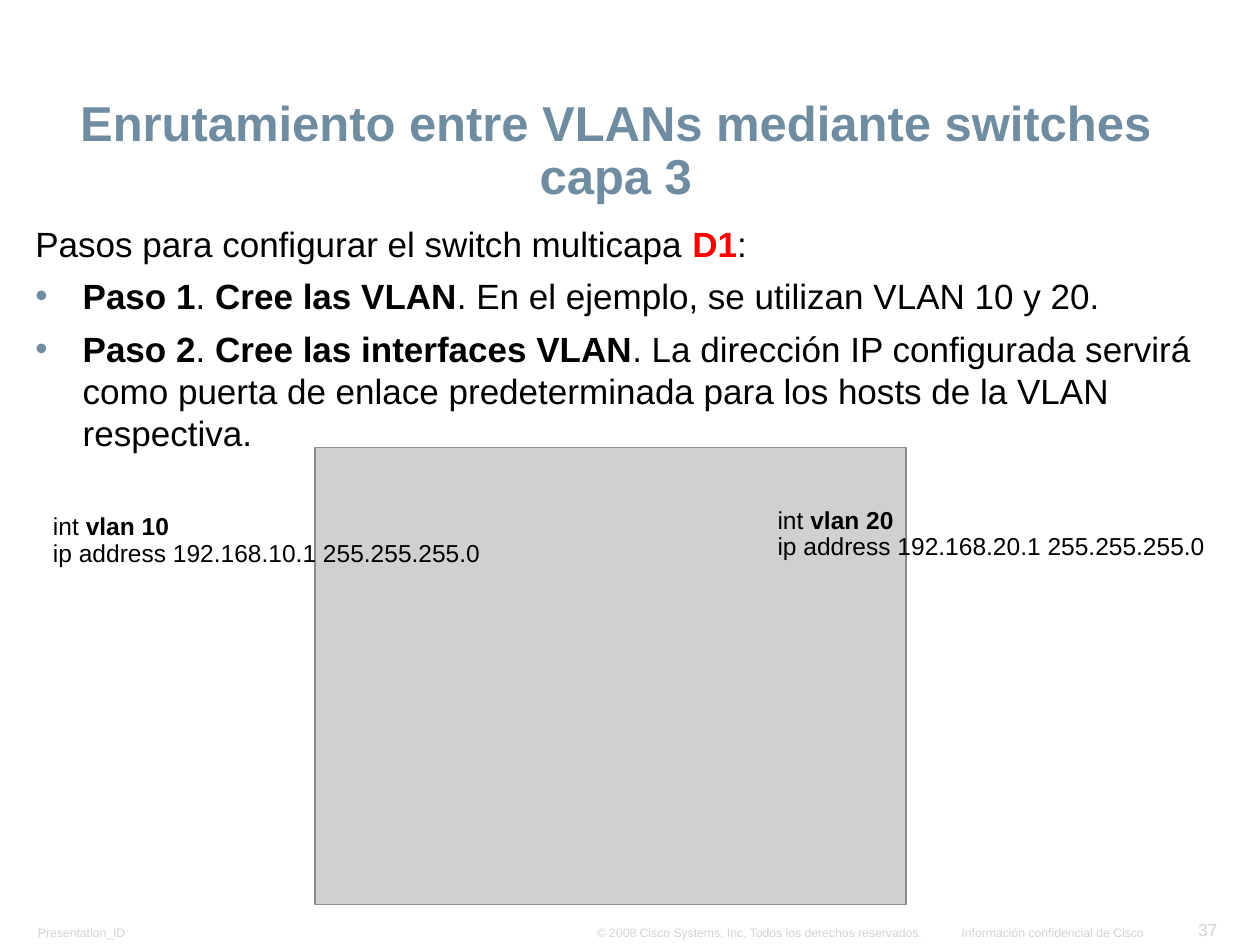
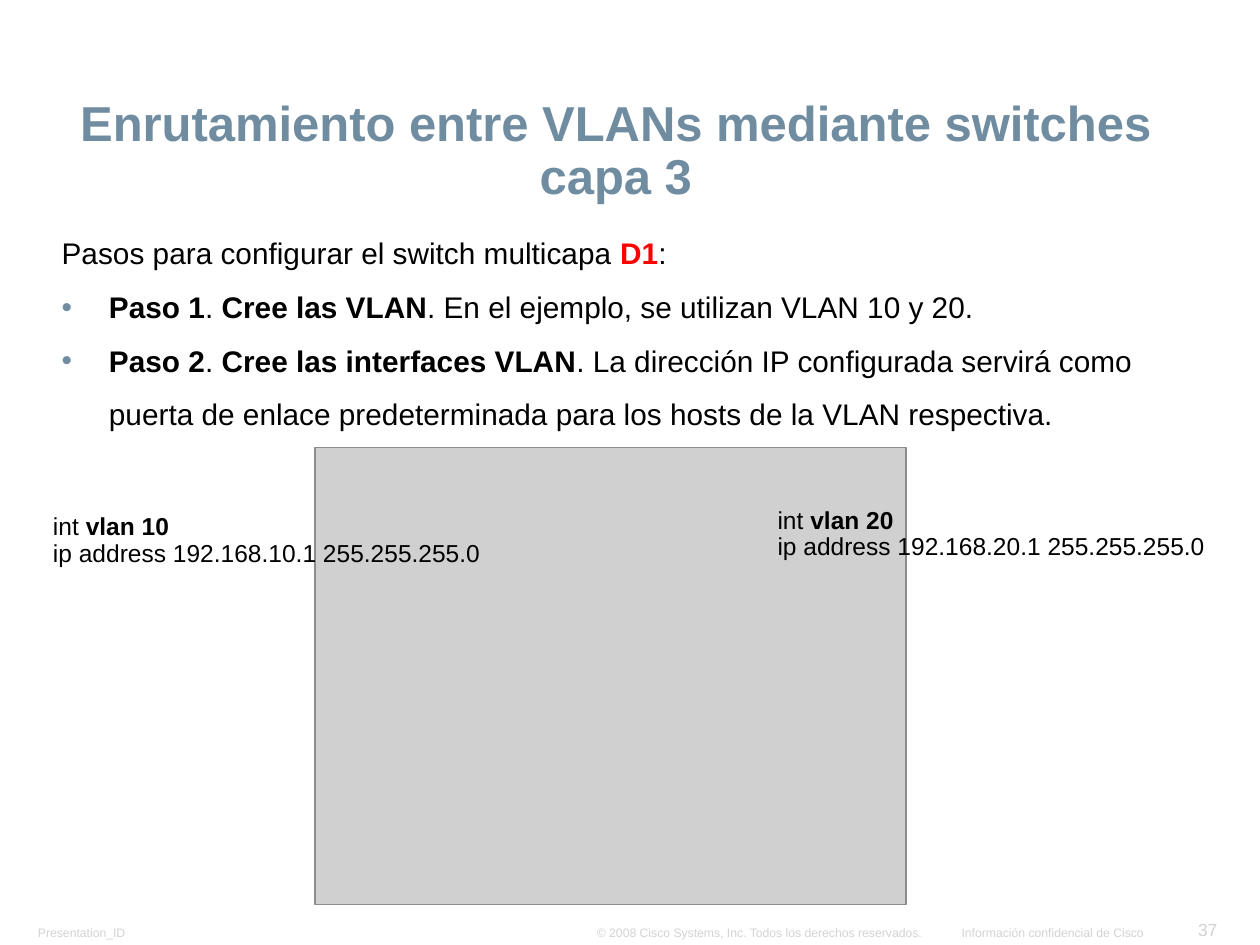
Before and after one commit to lizetheP/WAN, a slide deck: slide 37 of Calendario2025/Presentaciones/3_VLANs.pptx. Drawn at 1260x945 pixels with LibreOffice and Linux fonts; fonts in the diff are those of the drawing; grey boxes stand for pictures; background and template pictures are left out. Boxes give left, top, right and bottom in pixels: in the first picture for what was removed or moved away, otherwise in the second. Text is boxed around its words. In the diff, an @@ line names an element or a change of style, - is before the commit and + after.

```diff
--- a/Calendario2025/Presentaciones/3_VLANs.pptx
+++ b/Calendario2025/Presentaciones/3_VLANs.pptx
@@ text "Pasos para configurar el switch ...": place and size @@
-text "Pasos para configurar el switch ..." at bbox=[35, 231, 1190, 453]
+text "Pasos para configurar el switch ..." at bbox=[62, 242, 1132, 431]
@@ text "Pasos para configurar el switch ..." at bbox=[62, 242, 1132, 431]: size 20 to 17 pt; line spacing 1 to 1.5; less space between paragraphs @@
```
Also in this commit, not shown: 4 other slides changed, 3 other files.
